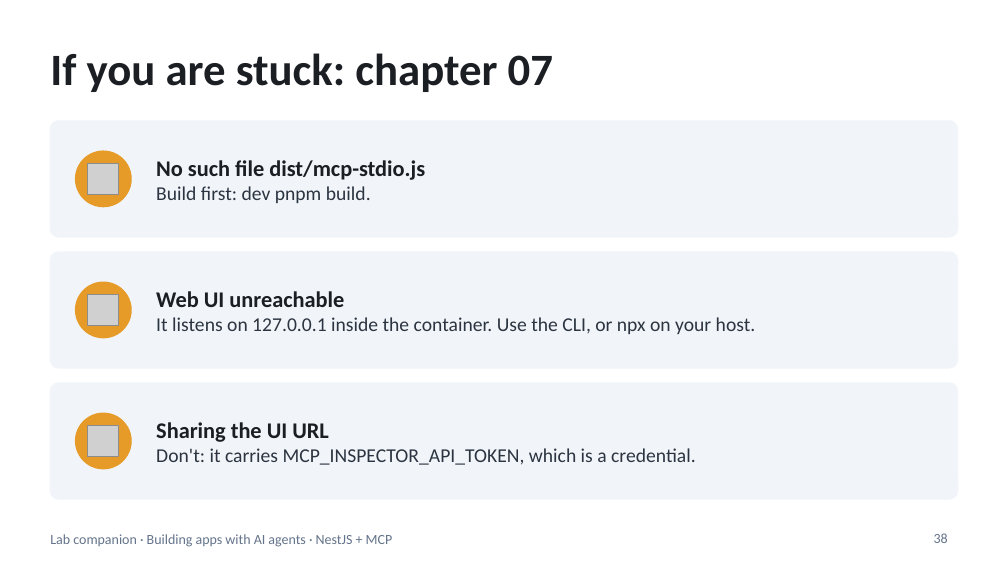
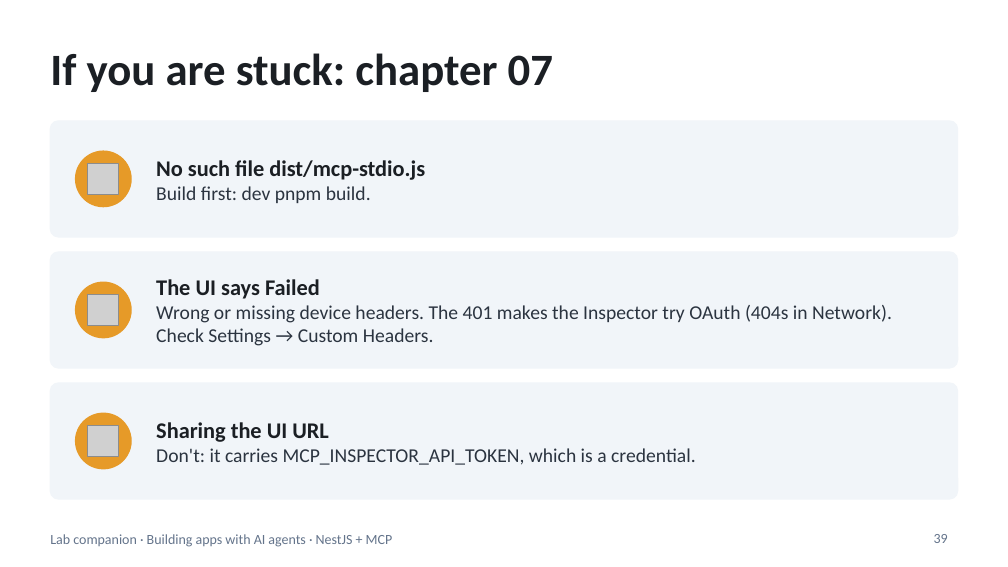
Before and after one commit to blazaga/ai-training-modules, a slide deck: slide 39 of docs/ai-agent-training/slides/lab-companion.pptx (slide 38 before the commit). Drawn at 1008x567 pixels with LibreOffice and Linux fonts; fonts in the diff are those of the drawing; grey boxes stand for pictures. Boxes give left, top, right and bottom in pixels: in the first picture for what was removed or moved away, otherwise in the second. Text is boxed around its words. In the diff, an @@ line names an element or a change of style, - is before the commit and + after.

```diff
--- a/docs/ai-agent-training/slides/lab-companion.pptx
+++ b/docs/ai-agent-training/slides/lab-companion.pptx
@@ text at <box>156,279,892,346</box>: text changed @@
-Web UI unreachable
-It listens on 127.0.0.1 inside the container. Use the CLI, or npx on your host.
+The UI says Failed
+Wrong or missing device headers. The 401 makes the Inspector try OAuth (404s in Network). Check Settings → Custom Headers.
@@ page number at <box>934,534,948,543</box>: text changed @@
-38
+39
```
Also in this commit, not shown: 1 other slide changed, 1 slide added, 9 other files.
